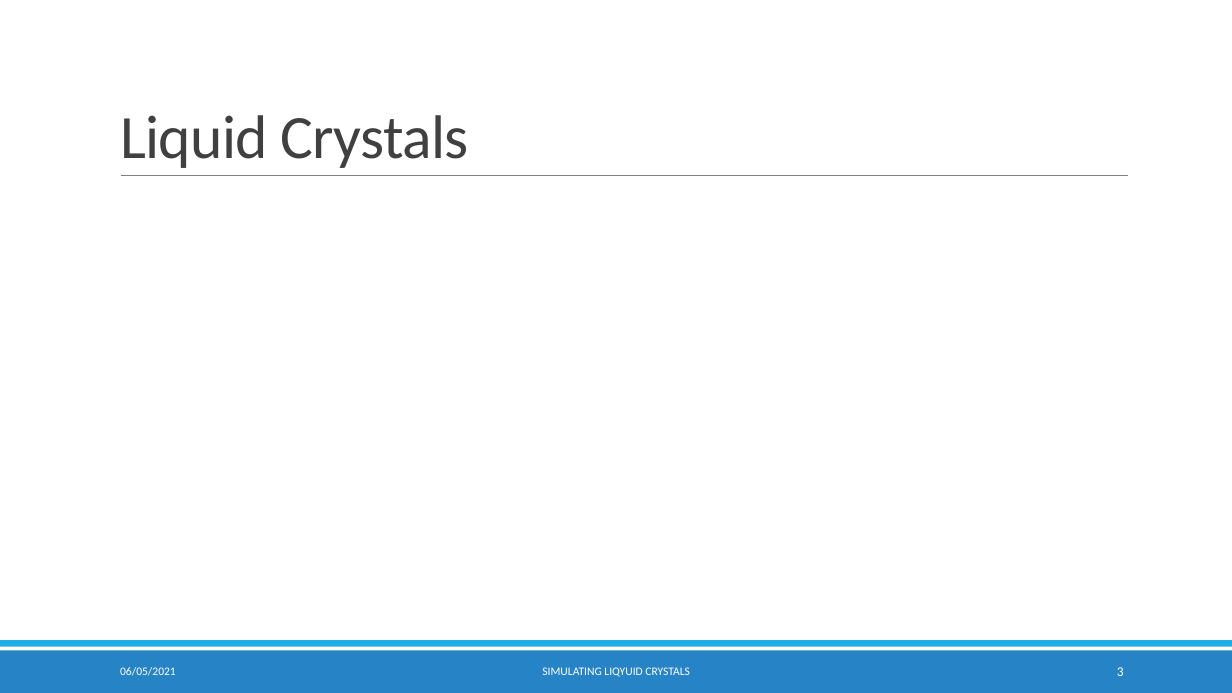
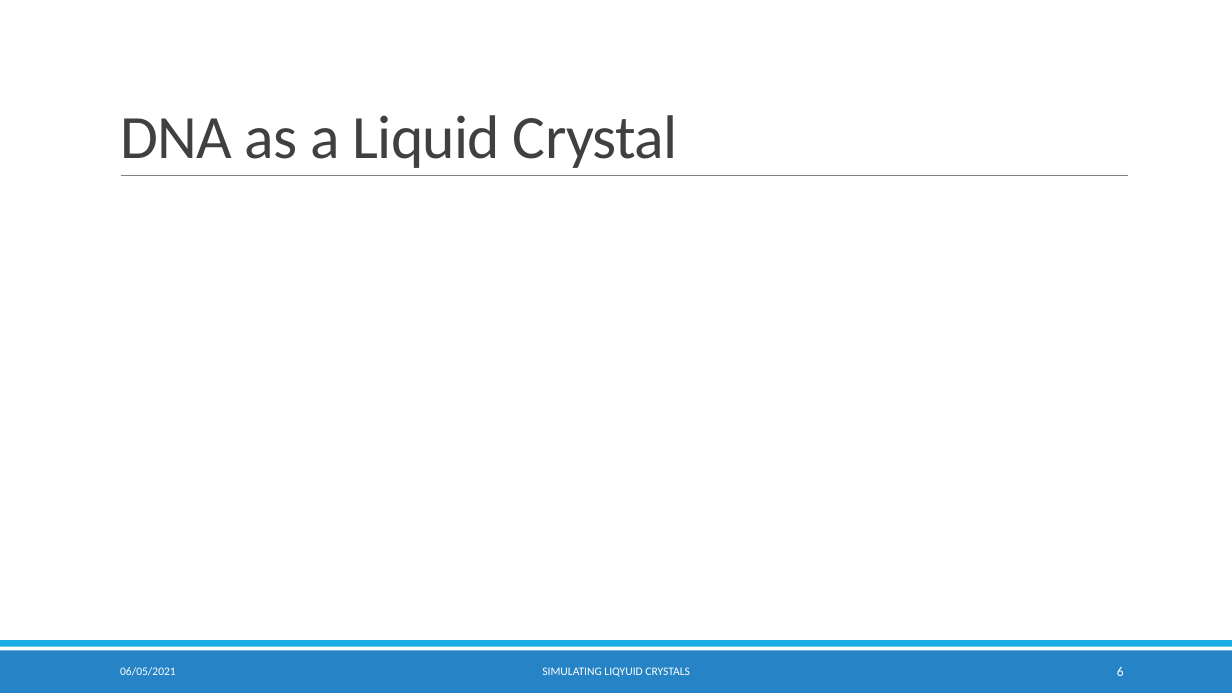
Before and after one commit to KCGallagher/LC_Project, a slide deck: slide 6 of Report/Presentation/Simulating Liquid Crystals.pptx (slide 3 before the commit). Drawn at 1232x693 pixels with LibreOffice and Linux fonts; fonts in the diff are those of the drawing; background and template pictures are left out. Boxes give left, top, right and bottom in pixels: in the first picture for what was removed or moved away, otherwise in the second. Text is boxed around its words. In the diff, an @@ line names an element or a change of style, - is before the commit and + after.

```diff
--- a/Report/Presentation/Simulating Liquid Crystals.pptx
+++ b/Report/Presentation/Simulating Liquid Crystals.pptx
@@ title at <box>120,115,678,168</box>: text changed @@
-Liquid Crystals
+DNA as a Liquid Crystal
@@ page number at <box>1117,667,1124,676</box>: text changed @@
-3
+6
```
Also in this commit, not shown: 2 other slides changed, 4 slides added, 2 other files.
